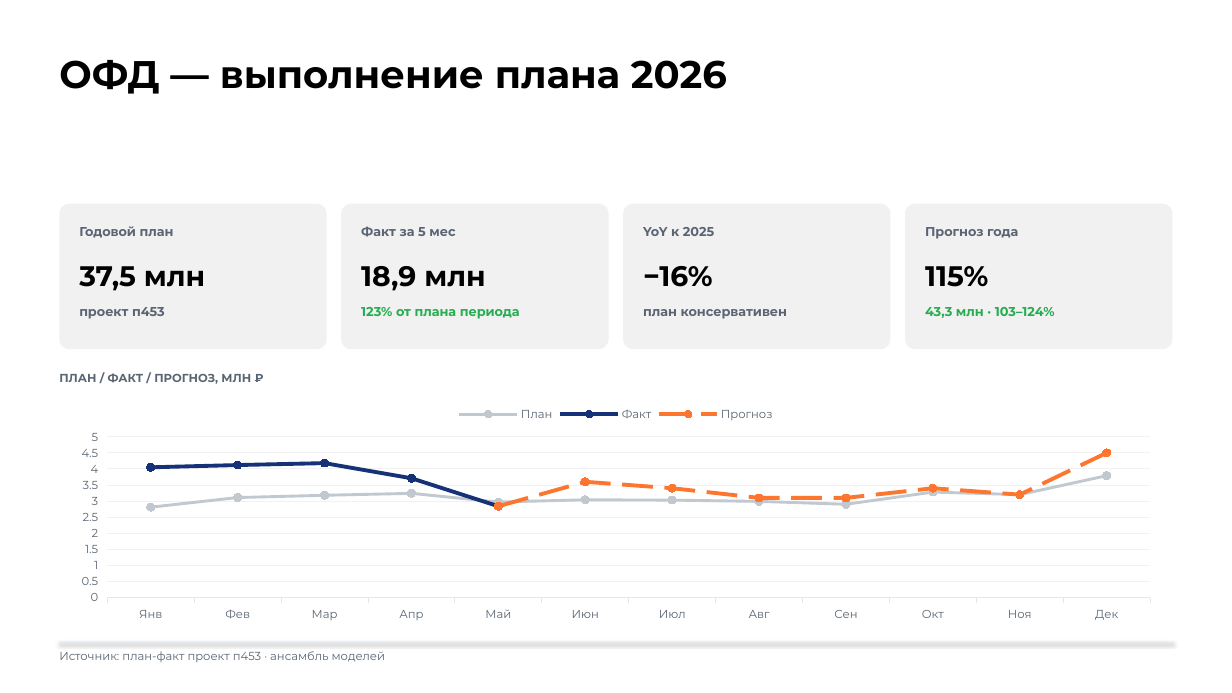
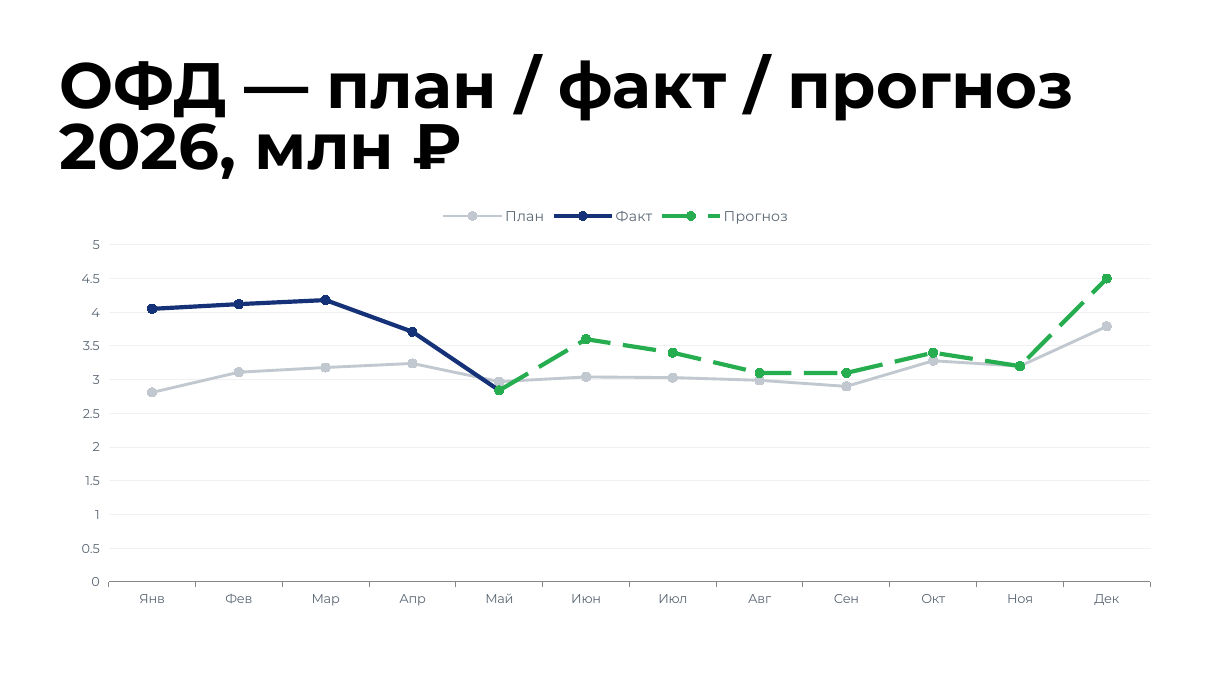
Before and after one commit to burbonivanovich-oss/google-presentation, a slide deck: slide 14 of Итоги Q1 2026 — Контур.pptx (slide 12 before the commit). Drawn at 1232x693 pixels with LibreOffice and Linux fonts; fonts in the diff are those of the drawing. Boxes give left, top, right and bottom in pixels: in the first picture for what was removed or moved away, otherwise in the second. Text is boxed around its words. In the diff, an @@ line names an element or a change of style, - is before the commit and + after.

```diff
--- a/Итоги Q1 2026 — Контур.pptx
+++ b/Итоги Q1 2026 — Контур.pptx
@@ title at (59, 60, 1073, 179): text changed; size 30 to 50 pt @@
-ОФД — выполнение плана 2026
+ОФД — план / факт / прогноз 2026, млн ₽
@@ line chart at (59, 197, 1173, 616) @@
@@ colour of Прогноз #FC7630 to #26AD50 @@
@@ legend changed @@
@@ category axis changed @@
@@ value axis changed @@
@@ line chart: place and size @@
-line chart at (59, 396, 1173, 626)
+line chart at (59, 197, 1173, 616)
@@ rounded rectangle removed at (59, 203, 326, 348) @@
@@ rounded rectangle removed at (341, 203, 608, 348) @@
@@ rounded rectangle removed at (623, 203, 890, 348) @@
@@ rounded rectangle removed at (906, 203, 1173, 348) @@
@@ text removed at (79, 226, 174, 238) @@
-Годовой план
@@ text removed at (361, 226, 455, 237) @@
-Факт за 5 мес
@@ text removed at (643, 227, 714, 236) @@
-YoY к 2025
@@ text removed at (925, 227, 1018, 239) @@
-Прогноз года
@@ text removed at (79, 266, 205, 291) @@
-37,5 млн
@@ text removed at (361, 266, 485, 291) @@
-18,9 млн
@@ text removed at (643, 266, 712, 287) @@
-−16%
@@ text removed at (925, 266, 988, 287) @@
-115%
@@ text removed at (79, 307, 165, 319) @@
-проект п453
@@ text removed at (361, 307, 520, 319) @@
-123% от плана периода
@@ text removed at (643, 309, 788, 319) @@
-план консервативен
@@ text removed at (925, 307, 1055, 318) @@
-43,3 млн · 103–124%
@@ text removed at (59, 373, 251, 384) @@
-ПЛАН / ФАКТ / ПРОГНОЗ, МЛН ₽
@@ line removed from (59, 642) to (1173, 642) @@
@@ text removed at (59, 651, 385, 662) @@
-Источник: план-факт проект п453 · ансамбль моделей
```
Also in this commit, not shown: 9 other slides changed, 9 slides added, 6 slides removed, 1 other file.
